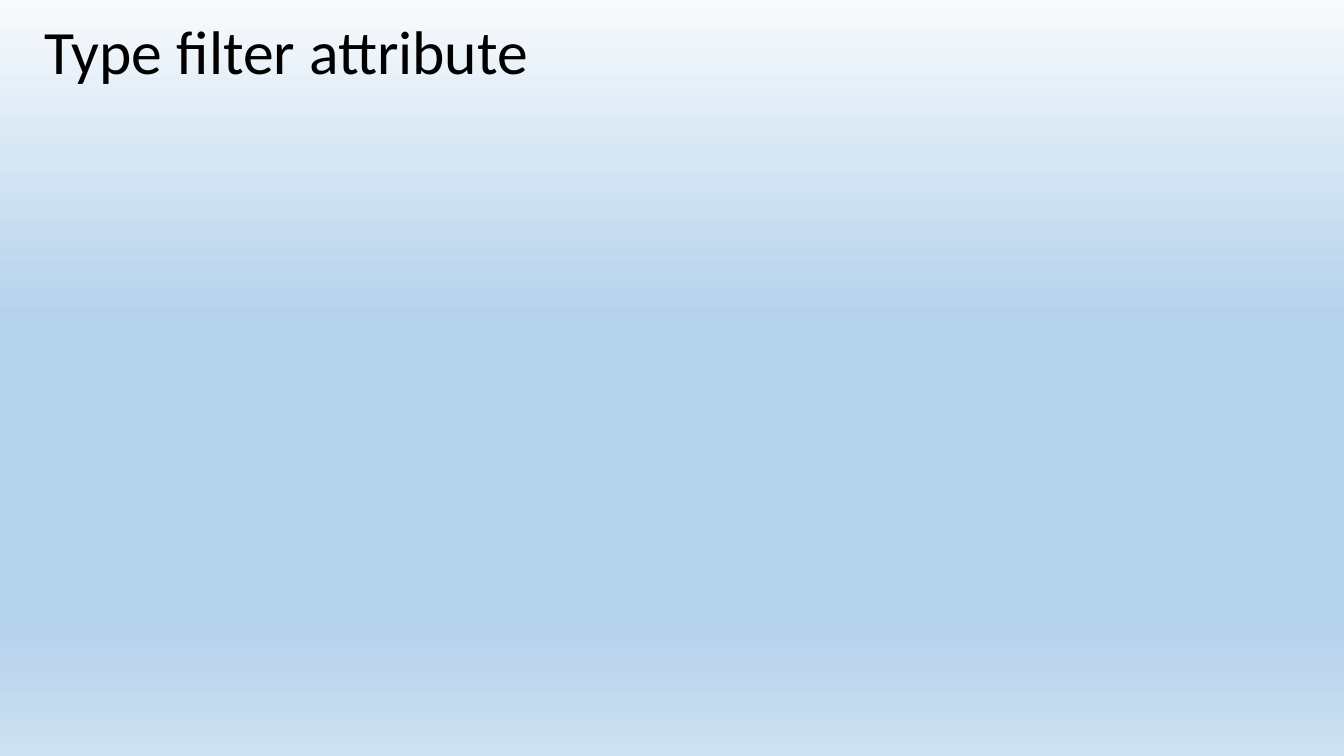
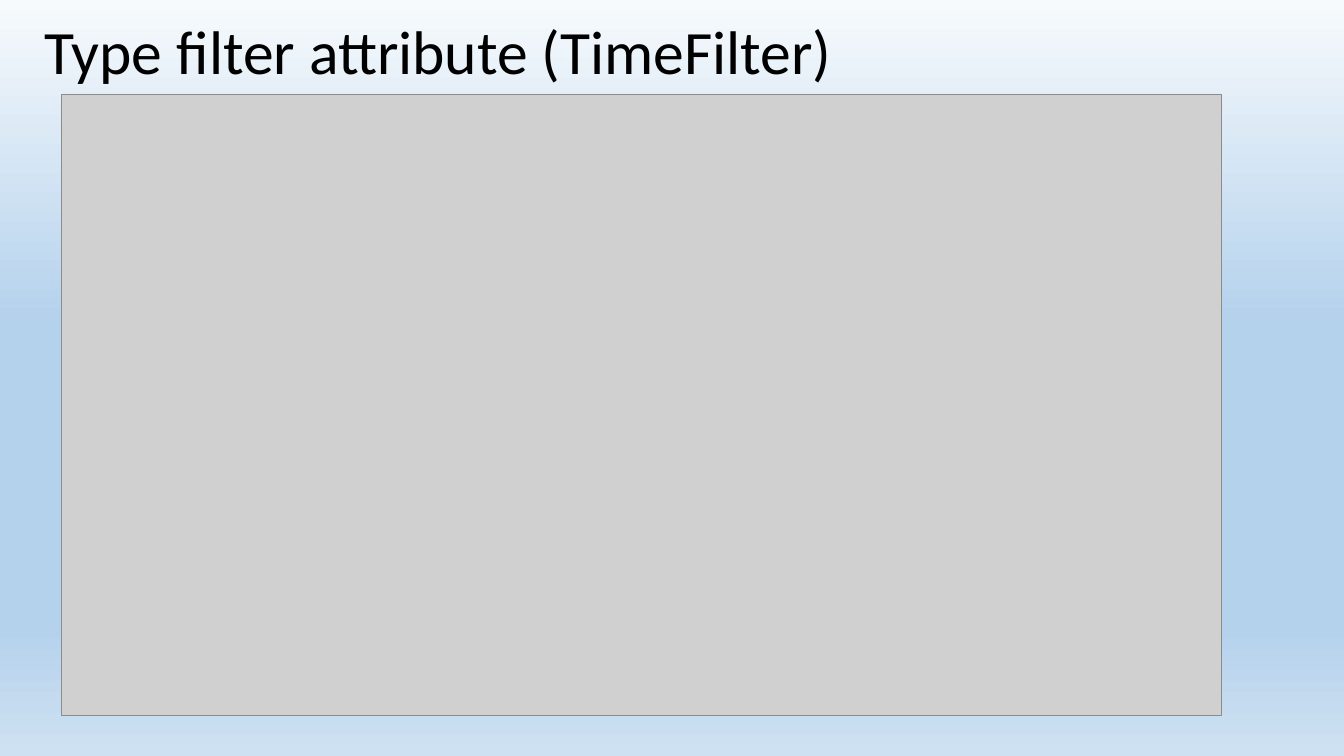
Before and after one commit to EPilyaev/ASPNetCoreMVC, a slide deck: slide 51 of AspNetCoreMVC.pptx (slide 52 before the commit). Drawn at 1344x756 pixels with LibreOffice and Linux fonts; fonts in the diff are those of the drawing; grey boxes stand for pictures. Boxes give left, top, right and bottom in pixels: in the first picture for what was removed or moved away, otherwise in the second. Text is boxed around its words. In the diff, an @@ line names an element or a change of style, - is before the commit and + after.

Commit message:
Add Type filter attribute

```diff
--- a/AspNetCoreMVC.pptx
+++ b/AspNetCoreMVC.pptx
@@ title at bbox=[45, 29, 832, 84]: text changed @@
-Type filter attribute
+Type filter attribute (TimeFilter)
@@ picture added at bbox=[62, 95, 1221, 716] @@
```
Also in this commit, not shown: 3 other slides changed, 5 slides added, 1 slide removed, 6 other files.
